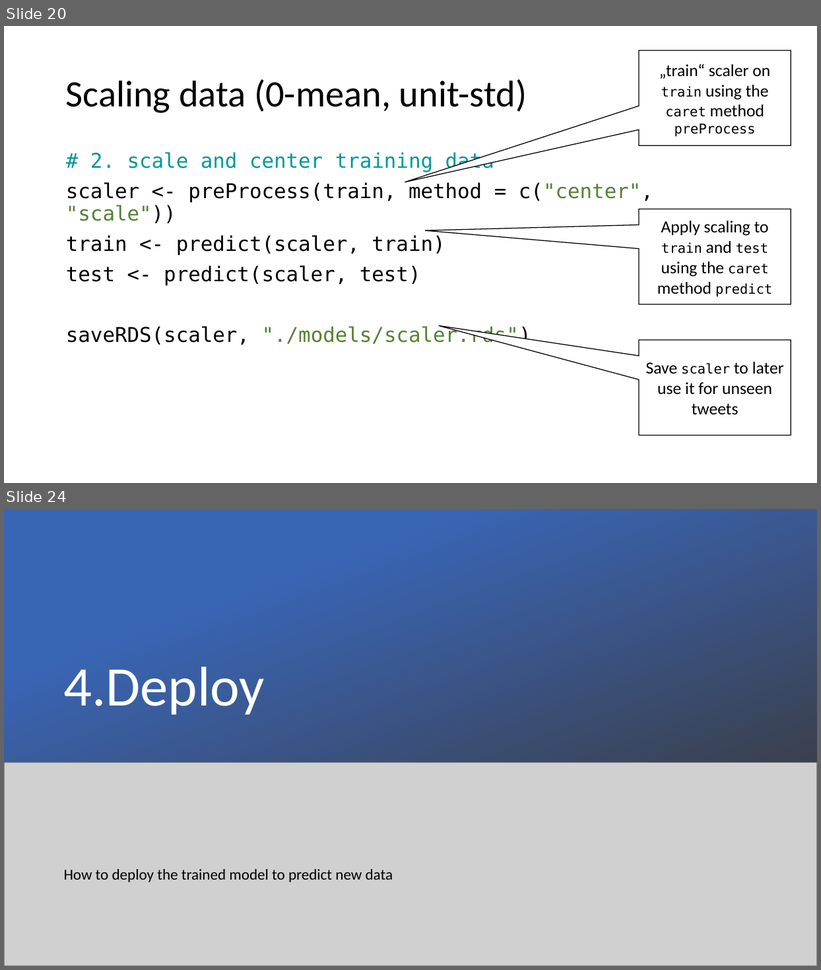
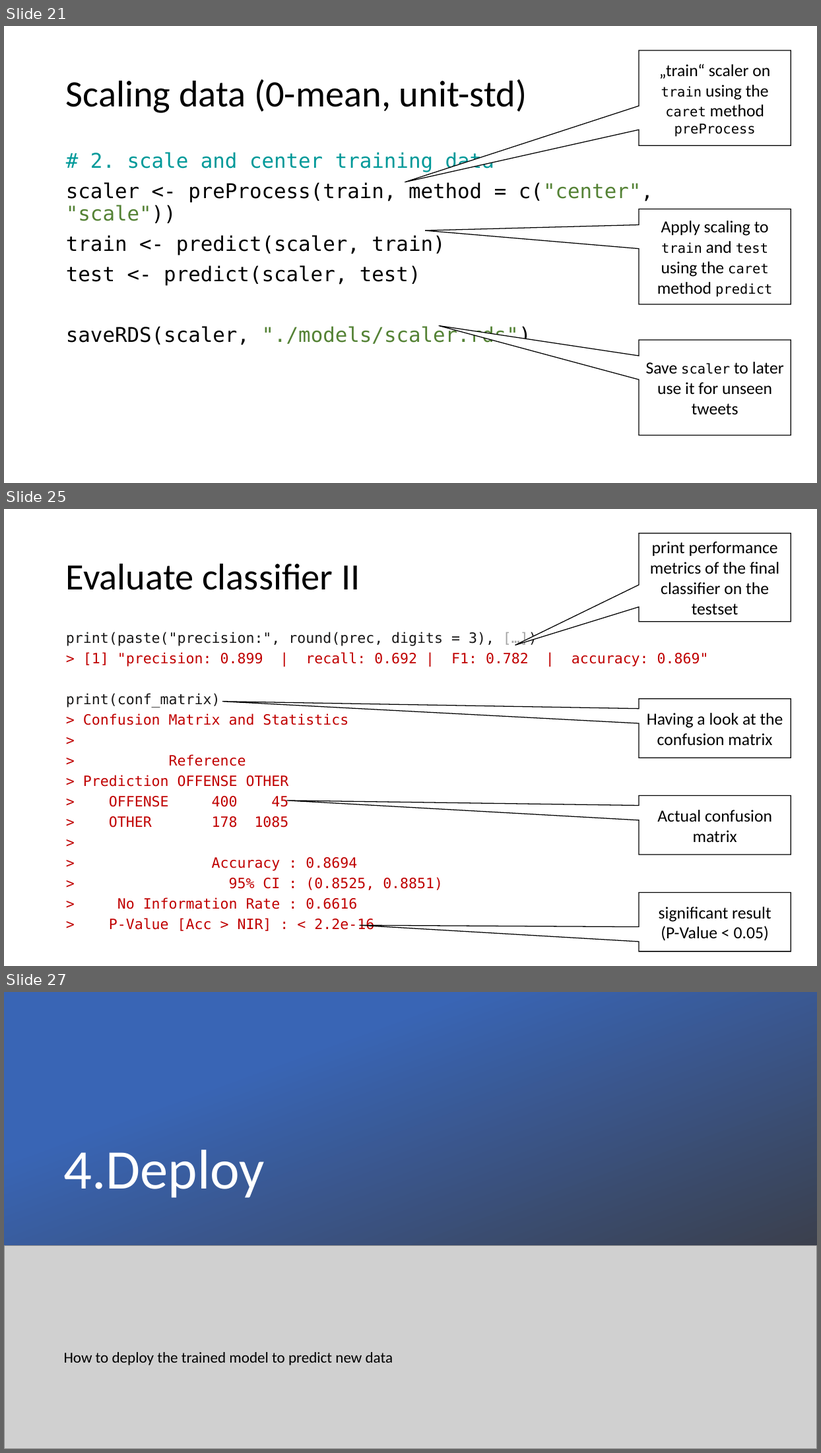
Before and after one commit to samuelstelzer/twitter_sentiment_analysis, a slide deck: handson_workshop.pptx. Shown one above the other, each under a label of ours: slides 20 and 24 before the commit, slides 21, 25 and 27 after it; the slides between them are not shown. The pictures are 821x970 and 821x1453 pixels, drawn with LibreOffice and Linux fonts; fonts in the diff are those of the drawing; grey boxes stand for pictures. Boxes give left, top, right and bottom in pixels: in the first picture for what was removed or moved away, otherwise in the second. Text is boxed around its words. In the diff, an @@ line names an element or a change of style, - is before the commit and + after.

```diff
--- a/handson_workshop.pptx
+++ b/handson_workshop.pptx
@@ slide 25 added at [4, 509, 817, 966], background #FFFFFF @@
@@ speech box added at [639, 533, 791, 622], fill #FFFFFF, outline #000000 1 pt, 20 pt, text #000000 @@
+print performance metrics of the final classifier on the testset
@@ title added at [66, 563, 360, 590], 44 pt, text #000000 @@
+Evaluate classifier II
@@ text added at [66, 632, 529, 931], 16.8 pt, text #C00000 @@
+print(paste("precision:", round(prec, digits = 3), […])
+> [1] "precision: 0.899 | recall: 0.692 | F1: 0.782 | accuracy: 0.869"
+print(conf_matrix)
+> Confusion Matrix and Statistics
+>
+> Reference
+> Prediction OFFENSE OTHER
+> OFFENSE 400 45
+> OTHER 178 1085
+>
+> Accuracy : 0.8694
+> 95% CI : (0.8525, 0.8851)
+> No Information Rate : 0.6616
+> P-Value [Acc > NIR] : < 2.2e-16
@@ speech box added at [639, 698, 791, 758], fill #FFFFFF, outline #000000 1 pt, 20 pt, text #000000 @@
+Having a look at the confusion matrix
@@ speech box added at [639, 795, 791, 855], fill #FFFFFF, outline #000000 1 pt, 20 pt, text #000000 @@
+Actual confusion matrix
@@ speech box added at [639, 892, 791, 952], fill #FFFFFF, outline #000000 1 pt, 20 pt, text #000000 @@
+significant result
+(P-Value < 0.05)
@@ what was slide 20 is now slide 21 @@
@@ what was slide 24 is now slide 27 @@
```
Also in this commit, not shown: 9 slides changed, 3 other slides added, 1 slide removed, 11 other files.
